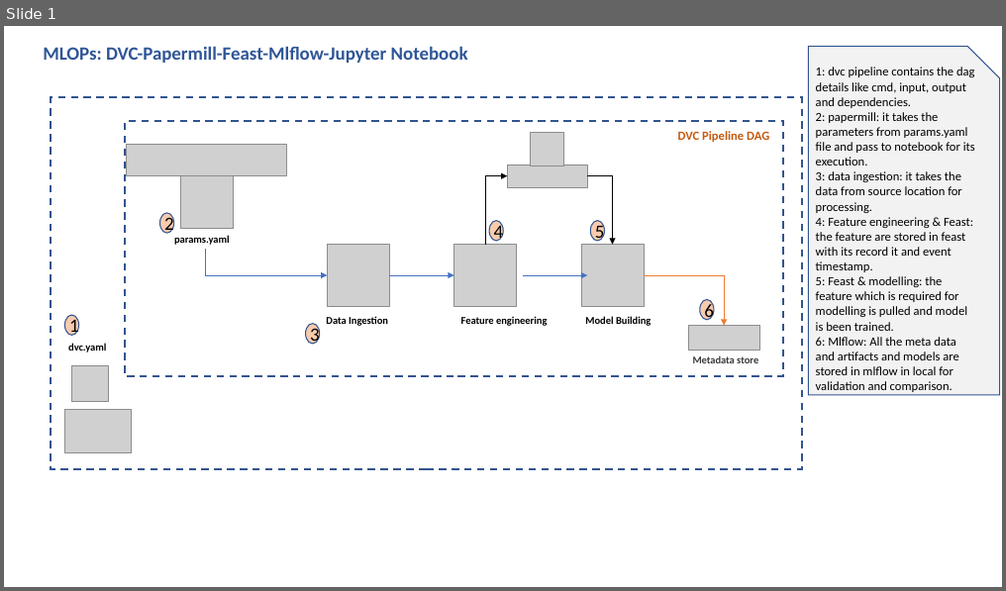
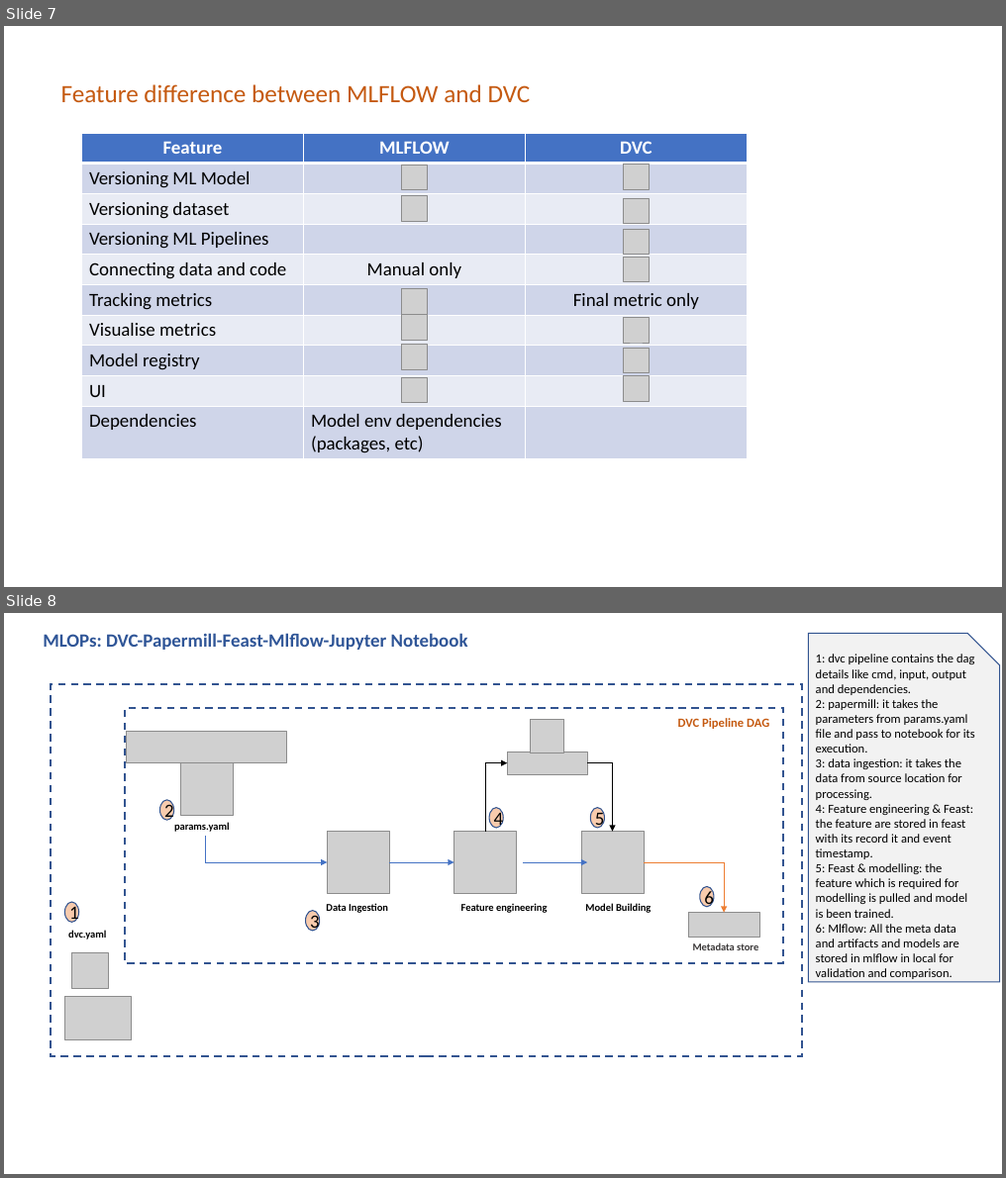
Before and after one commit to KarryHarsh/MLOPS-PoC, a slide deck: Architecture.pptx. Shown one above the other, each under a label of ours: slide 1 before the commit, slides 7 and 8 after it. The pictures are 1006x591 and 1006x1178 pixels, drawn with LibreOffice and Linux fonts; fonts in the diff are those of the drawing; grey boxes stand for pictures. Boxes give left, top, right and bottom in pixels: in the first picture for what was removed or moved away, otherwise in the second. Text is boxed around its words. In the diff, an @@ line names an element or a change of style, - is before the commit and + after.

```diff
--- a/Architecture.pptx
+++ b/Architecture.pptx
@@ slide 7 added at (4,26,1002,587), background #FFFFFF @@
@@ text added at (61,84,531,102), 24 pt, text #C55A11 @@
+Feature difference between MLFLOW and DVC
@@ table added at (82,133,746,459), 10 rows, 3 columns @@
+Feature | MLFLOW | DVC
+Versioning ML Model |  | 
+Versioning dataset |  | 
+Versioning ML Pipelines |  | 
+Connecting data and code | Manual only | 
+Tracking metrics |  | Final metric only
+Visualise metrics |  | 
+Model registry |  | 
+UI |  | 
+Dependencies | Model env dependencies (packages, etc) | 
@@ picture added at (402,165,427,190) @@
@@ picture added at (624,165,649,190) @@
@@ picture added at (402,196,427,221) @@
@@ picture added at (624,198,649,224) @@
@@ picture added at (624,229,649,255) @@
@@ picture added at (624,257,649,282) @@
@@ picture added at (402,289,427,315) @@
@@ picture added at (402,315,427,341) @@
@@ picture added at (624,317,649,343) @@
@@ picture added at (402,344,427,370) @@
@@ picture added at (624,348,649,373) @@
@@ picture added at (402,377,427,403) @@
@@ picture added at (624,376,649,402) @@
@@ what was slide 1 is now slide 8 @@
```
Also in this commit, not shown: 6 other slides added, 3 other files.
